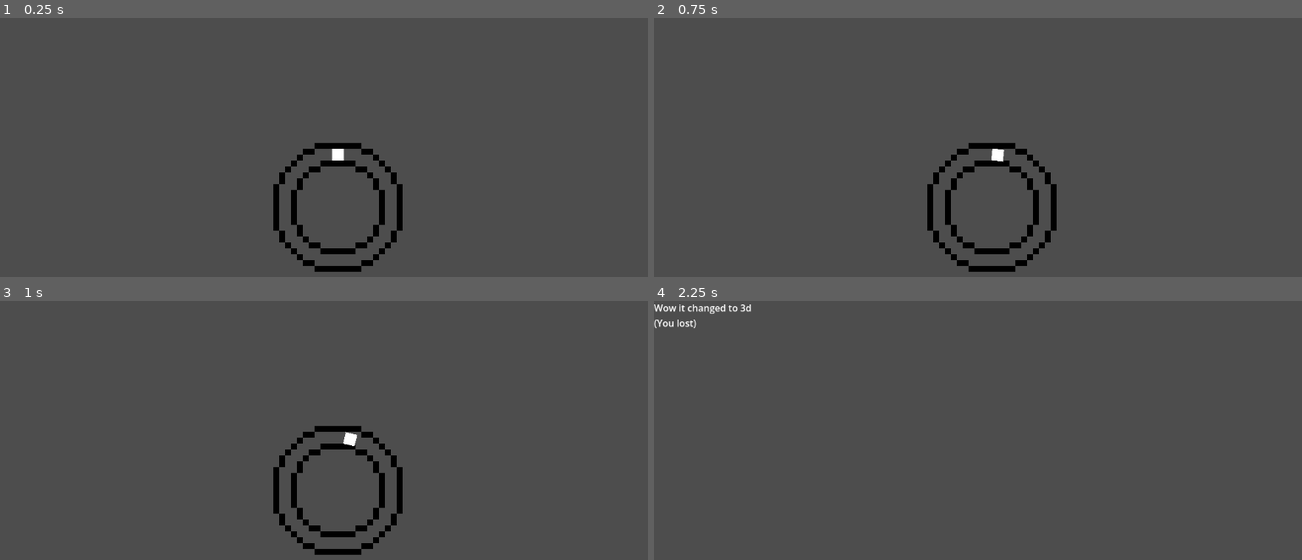
Above: before the commit, frames 1-4 (two rows, left to right).
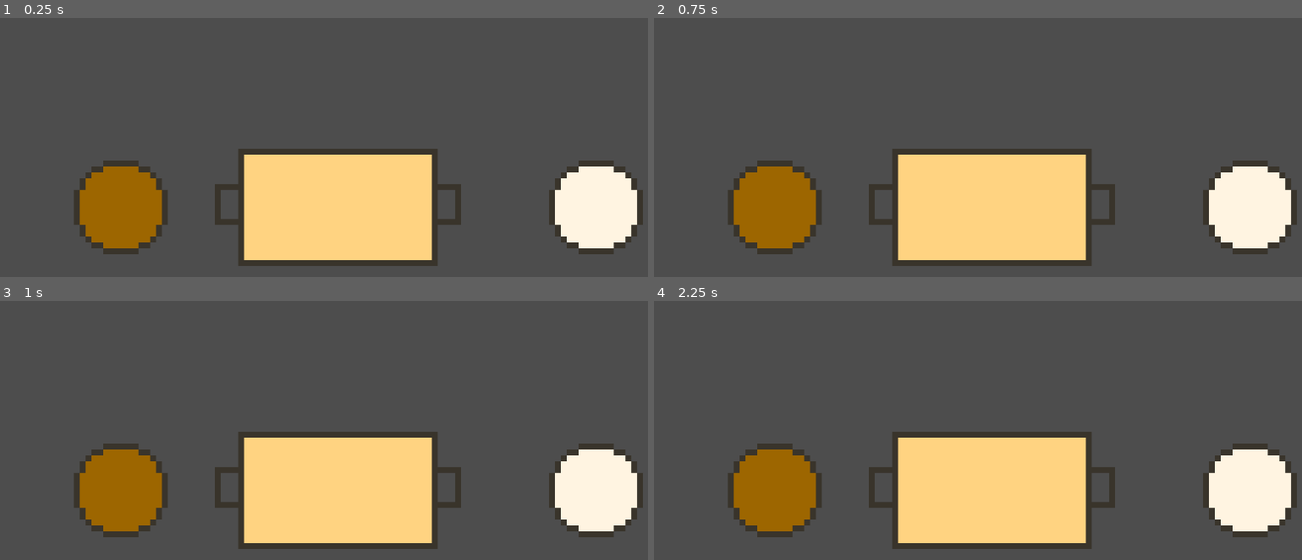
Above: after the commit, the same moments.

Repository: Dexter-Goater/gorefield
Game: Godot game, scene res://Scenes/Main.tscn
Two runs of this game, one before a commit and one after it. Both use one fixed random seed, a clock stepped at 60 frames per second and the inputs below.
Inputs (mouse positions are in pixels of both pictures, inside the frame that each line leads up to):
- Up to frame 1 (0.25 s): no input
- Up to frame 2 (0.75 s): tap Enter at 0.5 s; move the mouse to (990, 155) at 0.52 s; click (990, 155) at 0.6 s
- Up to frame 3 (1 s): no input
- Up to frame 4 (2.25 s): move the mouse to (854, 508) at 1.27 s; tap Space (Space) at 1.35, 2 s; move the mouse to (1062, 407) at 2.02 s; click (1062, 407) at 2.1 s

The runs differ from the first frame. In frame 1, 23% of the frame differs, in the area x 11-100%, y 48-99%; in frame 2, 23%; in frame 3, 23%; in frame 4, 23%.

Commit message:
2/06
Worked on minigame 4

Diff:
--- a/Scenes/Main.tscn
+++ b/Scenes/Main.tscn
@@ -13,6 +13,9 @@
 [ext_resource type="Texture2D" uid="uid://jo1l8tcvqndb" path="res://Art/2D/Minigame 3/Circle.png" id="11_frkhe"]
 [ext_resource type="Texture2D" uid="uid://derkegth2p2d2" path="res://Art/2D/Minigame 3/dot.png" id="12_1p5hy"]
 [ext_resource type="Script" uid="uid://cbbco6t3nsu4s" path="res://Scripts/minigame_4.gd" id="13_frkhe"]
+[ext_resource type="Texture2D" uid="uid://bpg4endxnh3vh" path="res://Art/2D/Minigame 4/lasagne base.png" id="14_1p5hy"]
+[ext_resource type="Texture2D" uid="uid://b3ebsfptdvo64" path="res://Art/2D/Minigame 4/Ragu.png" id="15_erwvk"]
+[ext_resource type="Texture2D" uid="uid://mxuw1svlvebb" path="res://Art/2D/Minigame 4/Bechamel_Sauce.png" id="16_2w5on"]
 
 [sub_resource type="AtlasTexture" id="AtlasTexture_4kpch"]
 atlas = ExtResource("4_50glp")
@@ -668,6 +671,17 @@
 
 [node name="Minigame 4" type="Node2D" parent="." unique_id=918677780]
 script = ExtResource("13_frkhe")
+
+[node name="Tray" type="Sprite2D" parent="Minigame 4" unique_id=1130195807]
+texture = ExtResource("14_1p5hy")
+
+[node name="Ragu" type="Sprite2D" parent="Minigame 4" unique_id=1743045704]
+position = Vector2(-37, 0)
+texture = ExtResource("15_erwvk")
+
+[node name="Bechamel Sauce" type="Sprite2D" parent="Minigame 4" unique_id=1810634057]
+position = Vector2(44, 0)
+texture = ExtResource("16_2w5on")
 
 [node name="Camera2D" type="Camera2D" parent="." unique_id=1346206867]
 zoom = Vector2(10, 10)
--- a/Scripts/Globals.gd
+++ b/Scripts/Globals.gd
@@ -1,3 +1,3 @@
 extends Node
-var minigame = 3
+var minigame = 4
 var gorefield_appeasment = 5
--- a/Scripts/minigame_4.gd
+++ b/Scripts/minigame_4.gd
@@ -1,11 +1 @@
 extends Node2D
-
-
-# Called when the node enters the scene tree for the first time.
-func _ready() -> void:
-	pass # Replace with function body.
-
-
-# Called every frame. 'delta' is the elapsed time since the previous frame.
-func _process(delta: float) -> void:
-	pass
Binary file added: Art/2D/Minigame 4/Bechamel_Sauce.png
Not shown, added: Art/2D/Minigame 4/Bechamel_Sauce.png.import
Binary file added: Art/2D/Minigame 4/Ragu.png
Not shown, added: Art/2D/Minigame 4/Ragu.png.import
Binary file added: Art/2D/Minigame 4/lasagne base.png
Not shown, added: Art/2D/Minigame 4/lasagne base.png.import
